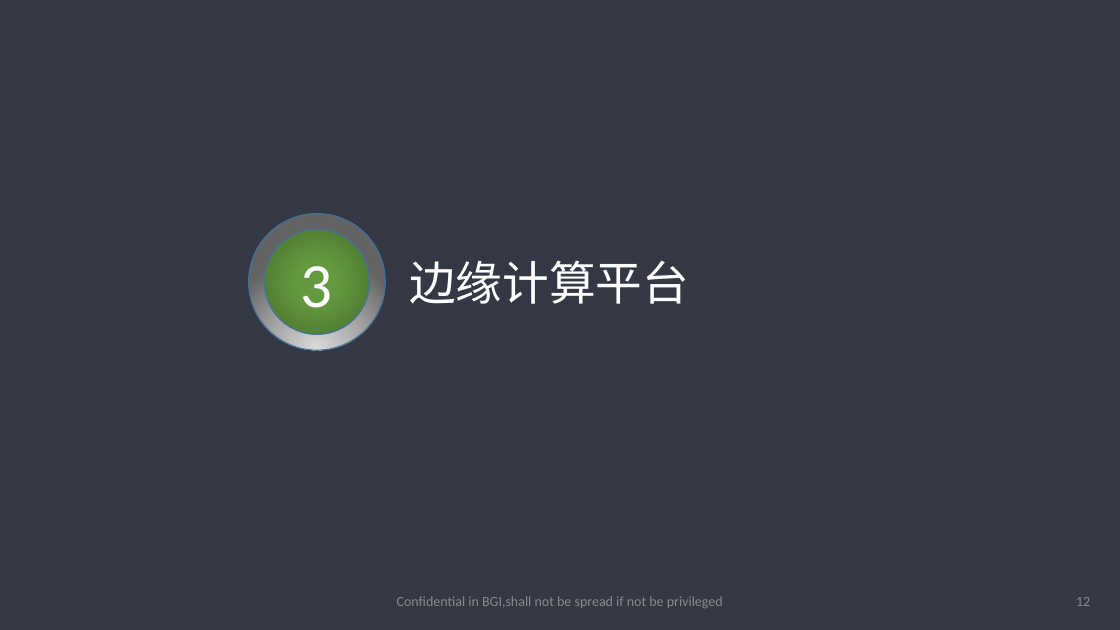
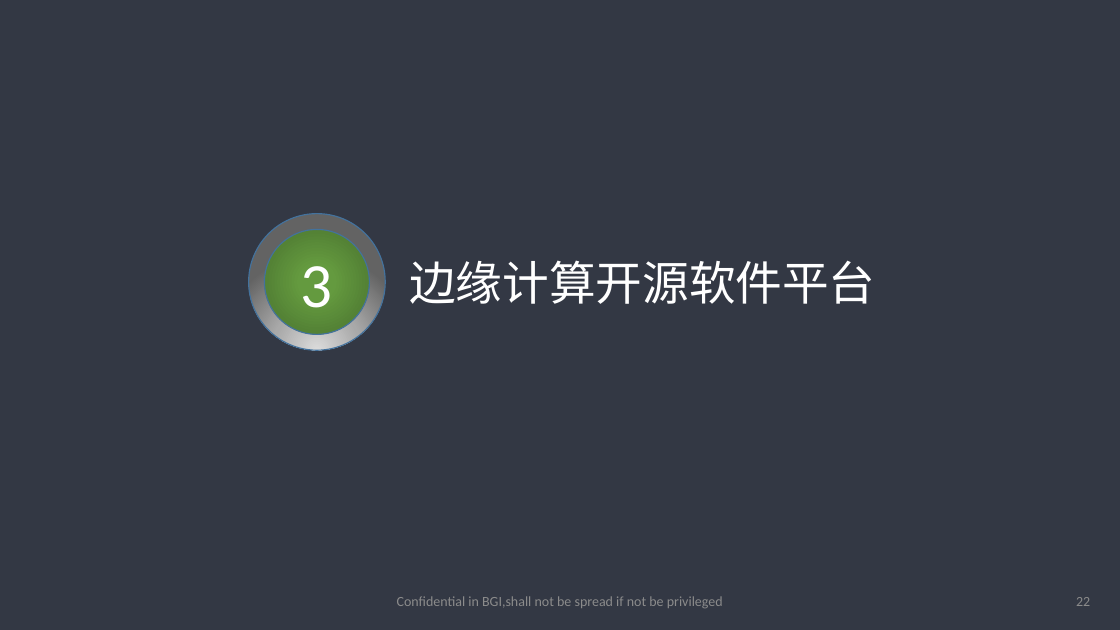
Before and after one commit to haobolicpp/EdgeComputing, a slide deck: slide 22 of 边缘计算.pptx (slide 12 before the commit). Drawn at 1120x630 pixels with LibreOffice and Linux fonts; fonts in the diff are those of the drawing; background and template pictures are left out. Boxes give left, top, right and bottom in pixels: in the first picture for what was removed or moved away, otherwise in the second. Text is boxed around its words. In the diff, an @@ line names an element or a change of style, - is before the commit and + after.

```diff
--- a/边缘计算.pptx
+++ b/边缘计算.pptx
@@ text at (x1=409, y1=260, x2=875, y2=304): text changed @@
-边缘计算平台
+边缘计算开源软件平台
@@ page number at (x1=1076, y1=597, x2=1090, y2=606): text changed @@
-12
+22
```
Also in this commit, not shown: 6 other slides changed, 10 slides added, 3 other files.
